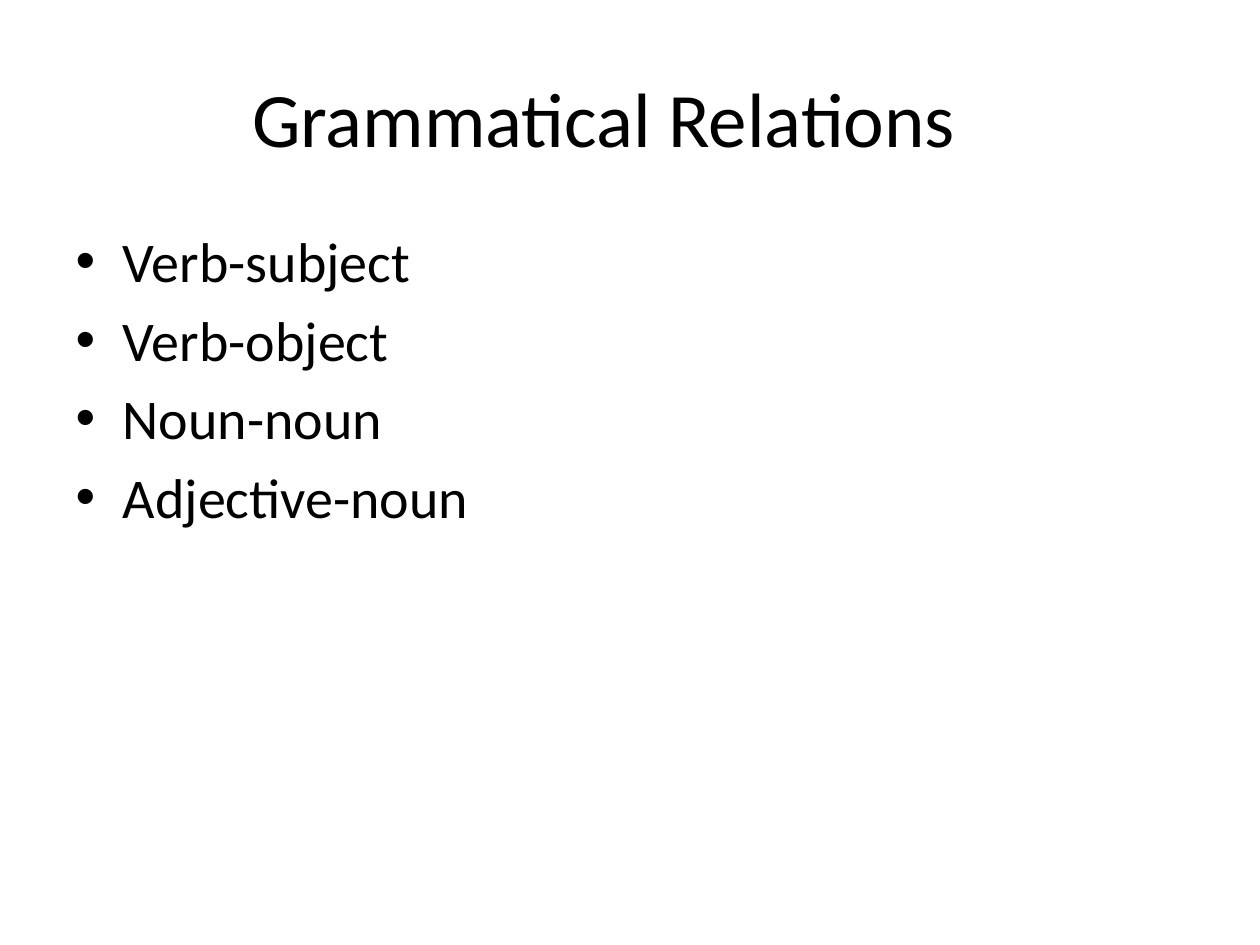
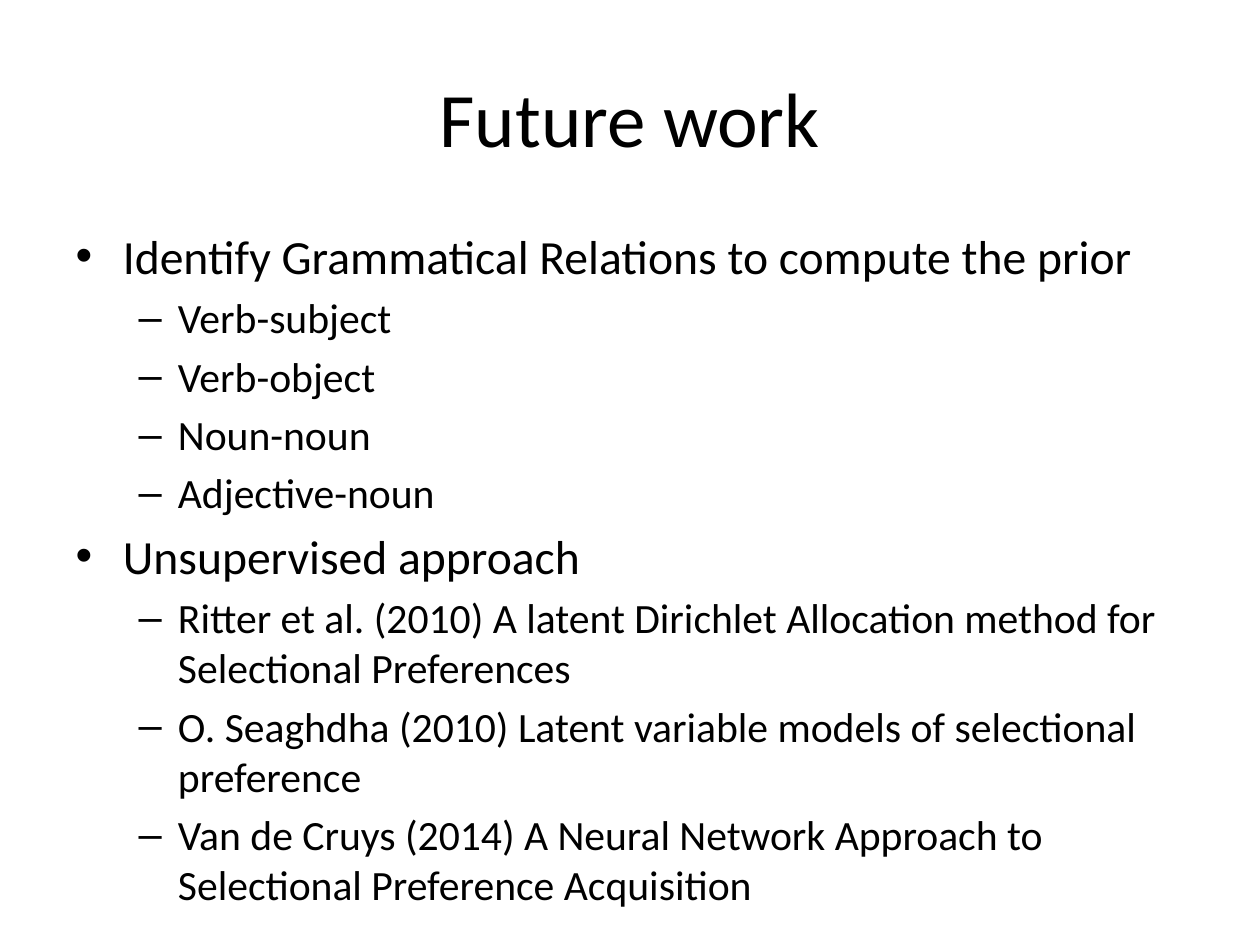
Before and after one commit to UCDenver-ccp/selectional-preference, a slide deck: slide 9 of selectionPreferenceStrengthImplementation.pptx (slide 6 before the commit). Drawn at 1260x945 pixels with LibreOffice and Linux fonts; fonts in the diff are those of the drawing. Boxes give left, top, right and bottom in pixels: in the first picture for what was removed or moved away, otherwise in the second. Text is boxed around its words. In the diff, an @@ line names an element or a change of style, - is before the commit and + after.

```diff
--- a/selectionPreferenceStrengthImplementation.pptx
+++ b/selectionPreferenceStrengthImplementation.pptx
@@ title at bbox=[440, 93, 820, 148]: text changed @@
-Grammatical Relations
+Future work
@@ text at bbox=[123, 241, 1131, 282]: paragraph added @@
+• Identify Grammatical Relations to compute the prior
@@ text at bbox=[178, 304, 435, 515]: size 32 to 23.8 pt in "Verb-subject", "Verb-object", "Noun-noun", "Adjective-noun"; bullet • to –; list level 1 to 2 in "Verb-subject"; list level 1 to 2 in "Verb-object"; list level 1 to 2 in "Noun-noun"; list level 1 to 2 in "Adjective-noun" @@
@@ text at bbox=[123, 541, 1155, 857]: paragraphs added @@
+• Unsupervised approach
+  – Ritter et al. (2010) A latent Dirichlet Allocation method for Selectional Preferences
+  – O. Seaghdha (2010) Latent variable models of selectional preference
+  – Van de Cruys (2014) A Neural Network Approach to Selectional Preference Acquisition
```
Also in this commit, not shown: 8 other slides changed, 2 slides added, 6 slides removed, 2 other files.
